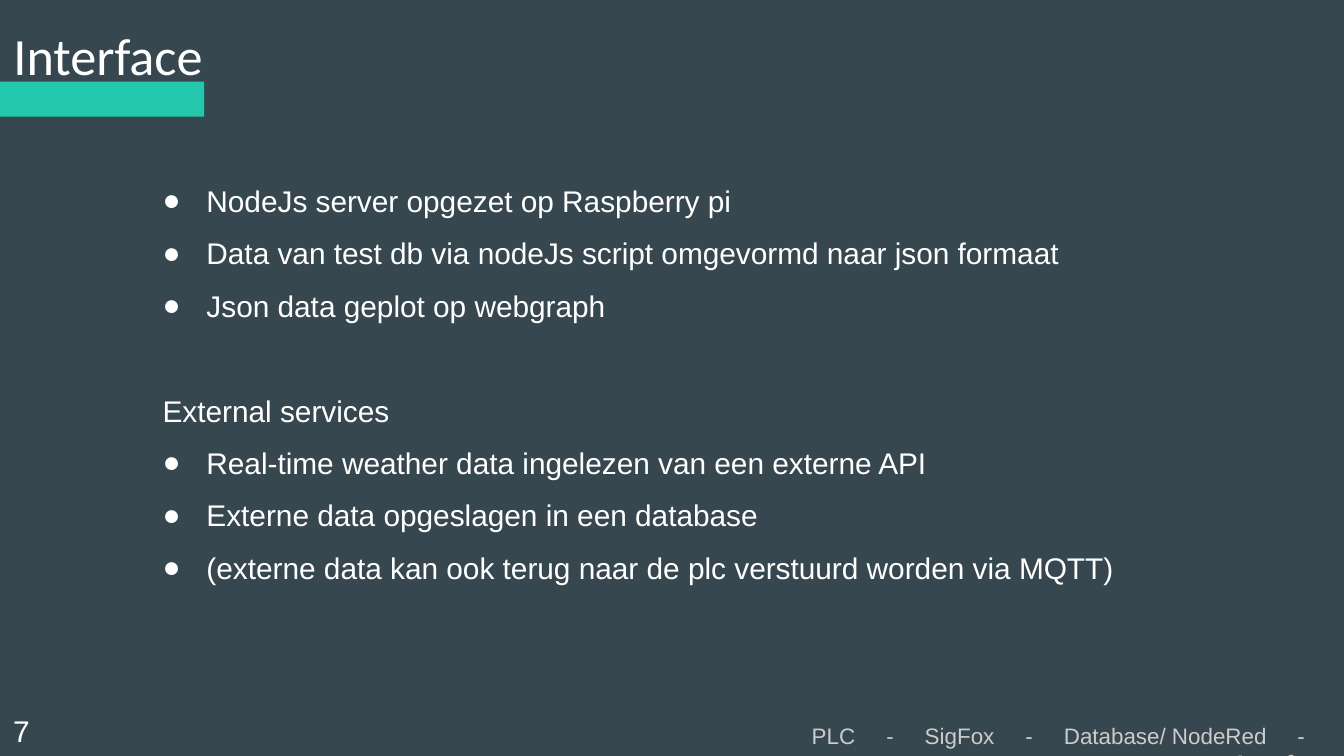
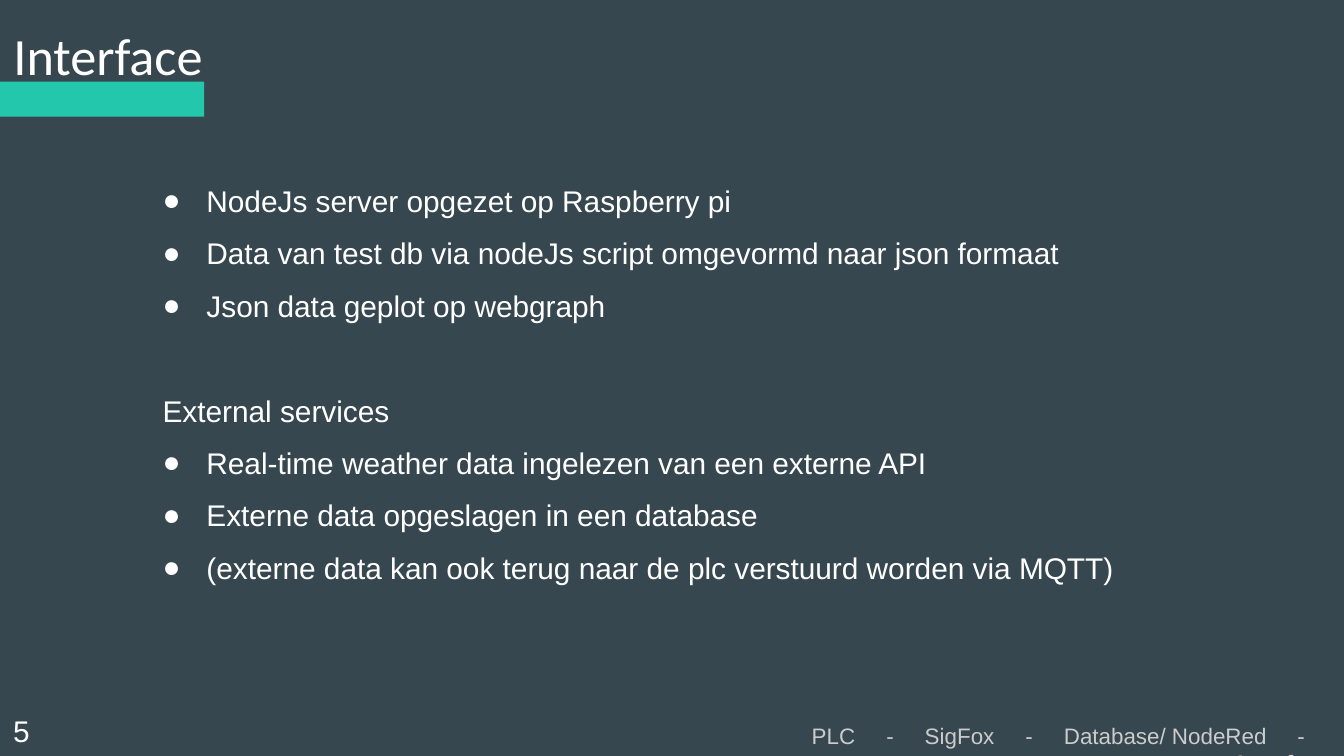
Before and after one commit to Koffiejoe/IA-EnOcean, a slide deck: slide 5 of Presentaties/5Wekelijkse PowerPoint/ppt_enocean.pptx (slide 6 before the commit). Drawn at 1344x756 pixels with LibreOffice and Linux fonts; fonts in the diff are those of the drawing. Boxes give left, top, right and bottom in pixels: in the first picture for what was removed or moved away, otherwise in the second. Text is boxed around its words. In the diff, an @@ line names an element or a change of style, - is before the commit and + after.

```diff
--- a/Presentaties/5Wekelijkse PowerPoint/ppt_enocean.pptx
+++ b/Presentaties/5Wekelijkse PowerPoint/ppt_enocean.pptx
@@ text at (13, 721, 30, 743): text changed @@
-7
+5
```
Also in this commit, not shown: 2 other slides changed, 1 slide removed, 2 other files.
